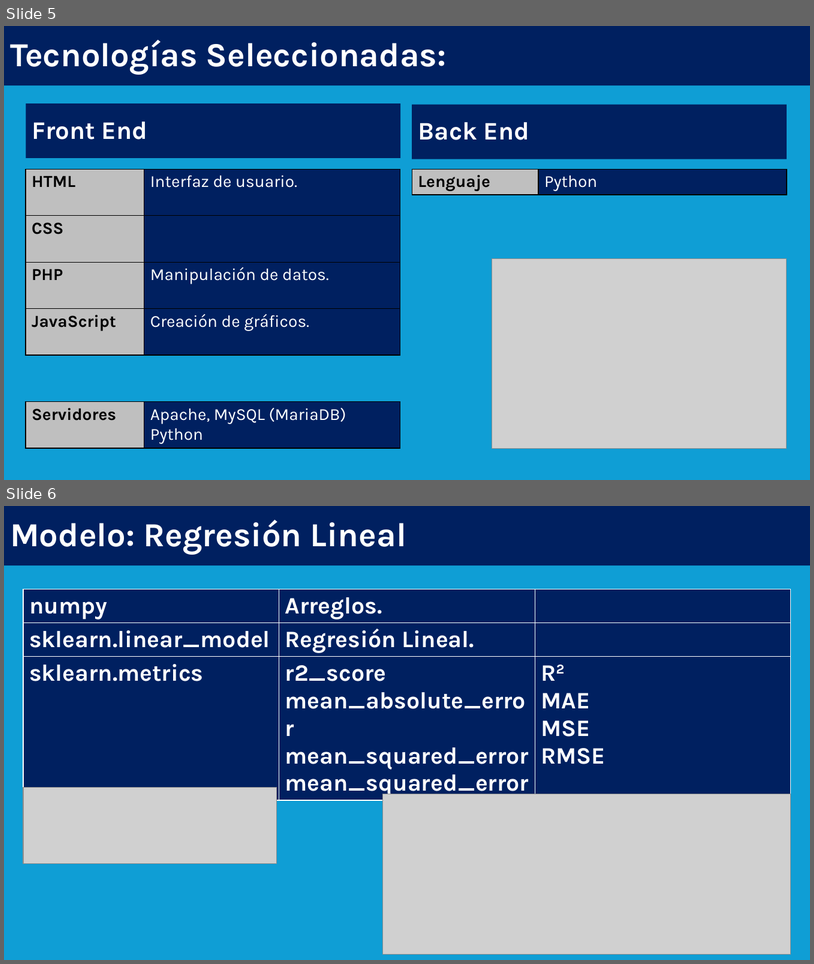
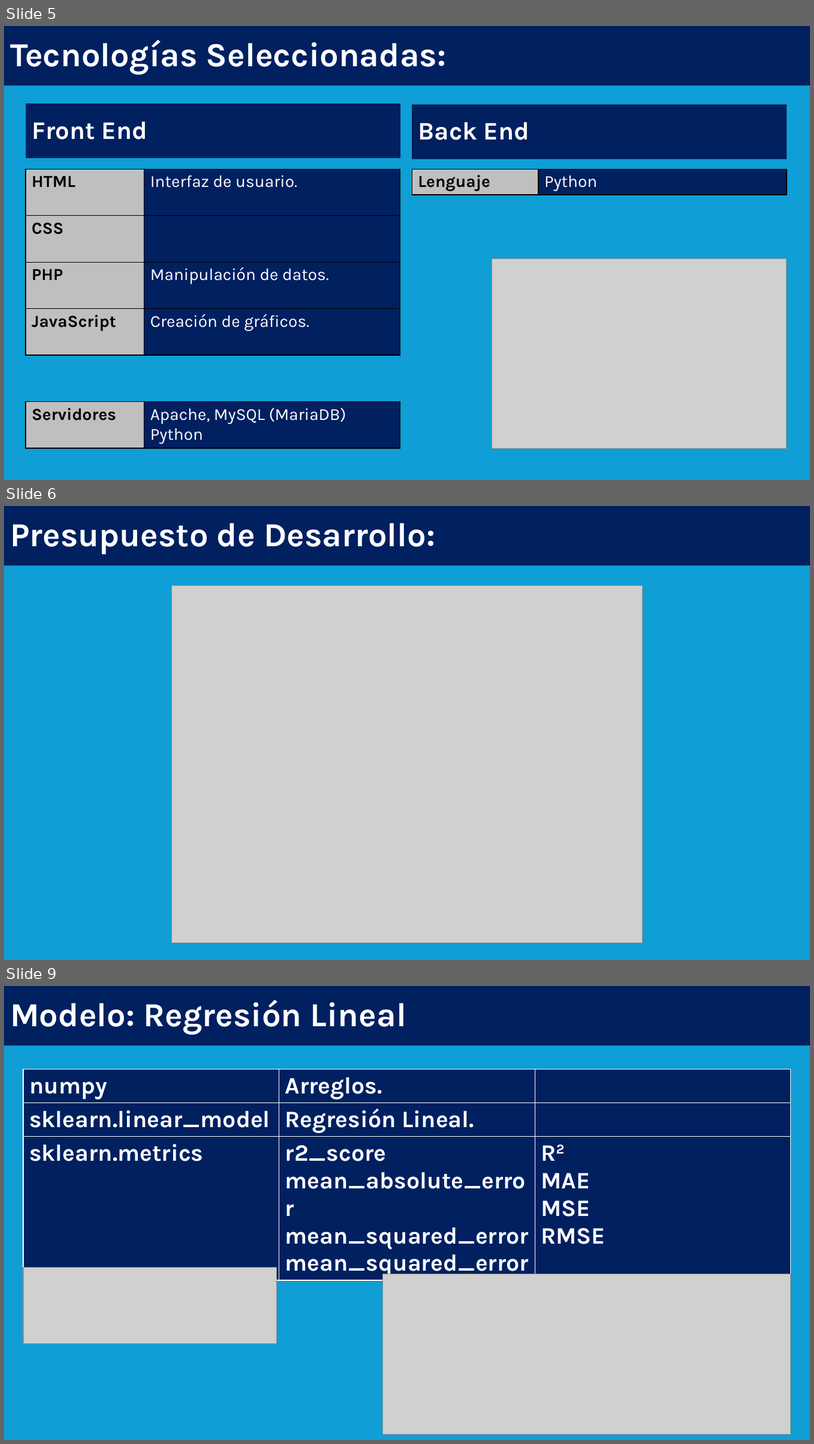
Before and after one commit to 1716732000/TH5, a slide deck: ta5/Defenza 03.pptx. Shown one above the other, each under a label of ours: slides 5 and 6 before the commit, slides 5, 6 and 9 after it; the slides between them are not shown. The pictures are 814x964 and 814x1444 pixels, drawn with LibreOffice and Linux fonts; fonts in the diff are those of the drawing; grey boxes stand for pictures. Boxes give left, top, right and bottom in pixels: in the first picture for what was removed or moved away, otherwise in the second. Text is boxed around its words. In the diff, an @@ line names an element or a change of style, - is before the commit and + after.

```diff
--- a/ta5/Defenza 03.pptx
+++ b/ta5/Defenza 03.pptx
@@ slide 6 added at (x1=4, y1=506, x2=810, y2=960), background #0F9ED5 @@
@@ title added at (x1=4, y1=506, x2=810, y2=565), fill #002060, 40 pt, text #FFFFFF, bold @@
+Presupuesto de Desarrollo:
@@ picture added at (x1=172, y1=585, x2=643, y2=942) @@
@@ what was slide 6 is now slide 9 @@
```
Also in this commit, not shown: 2 other slides added.
